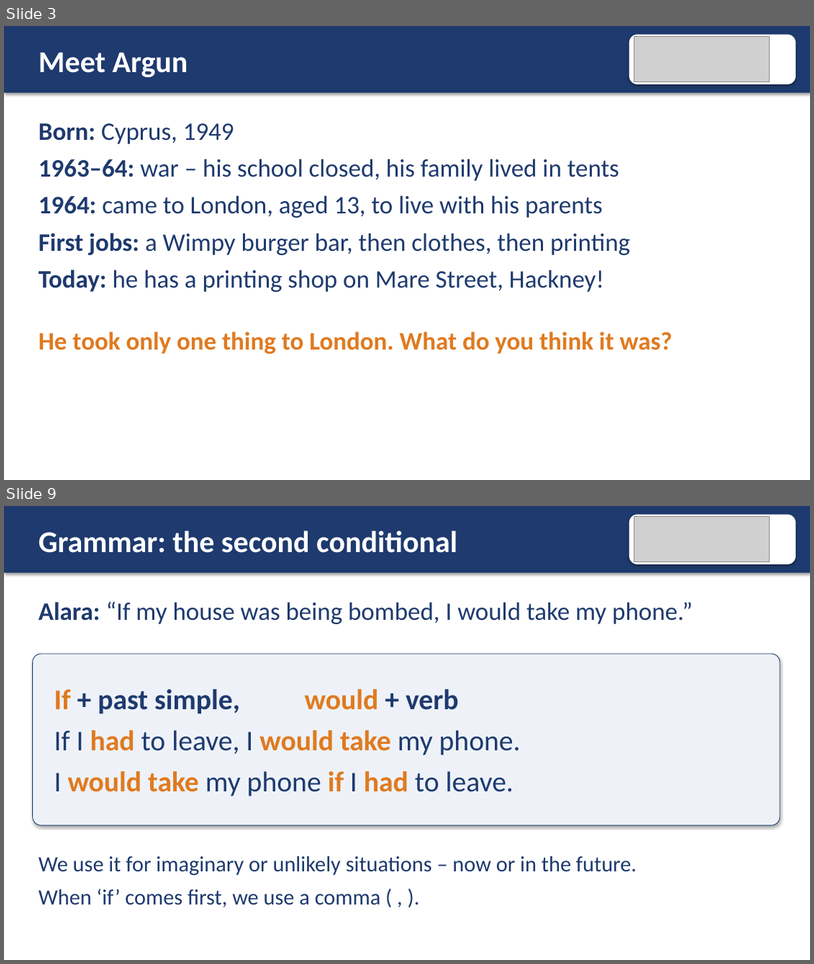
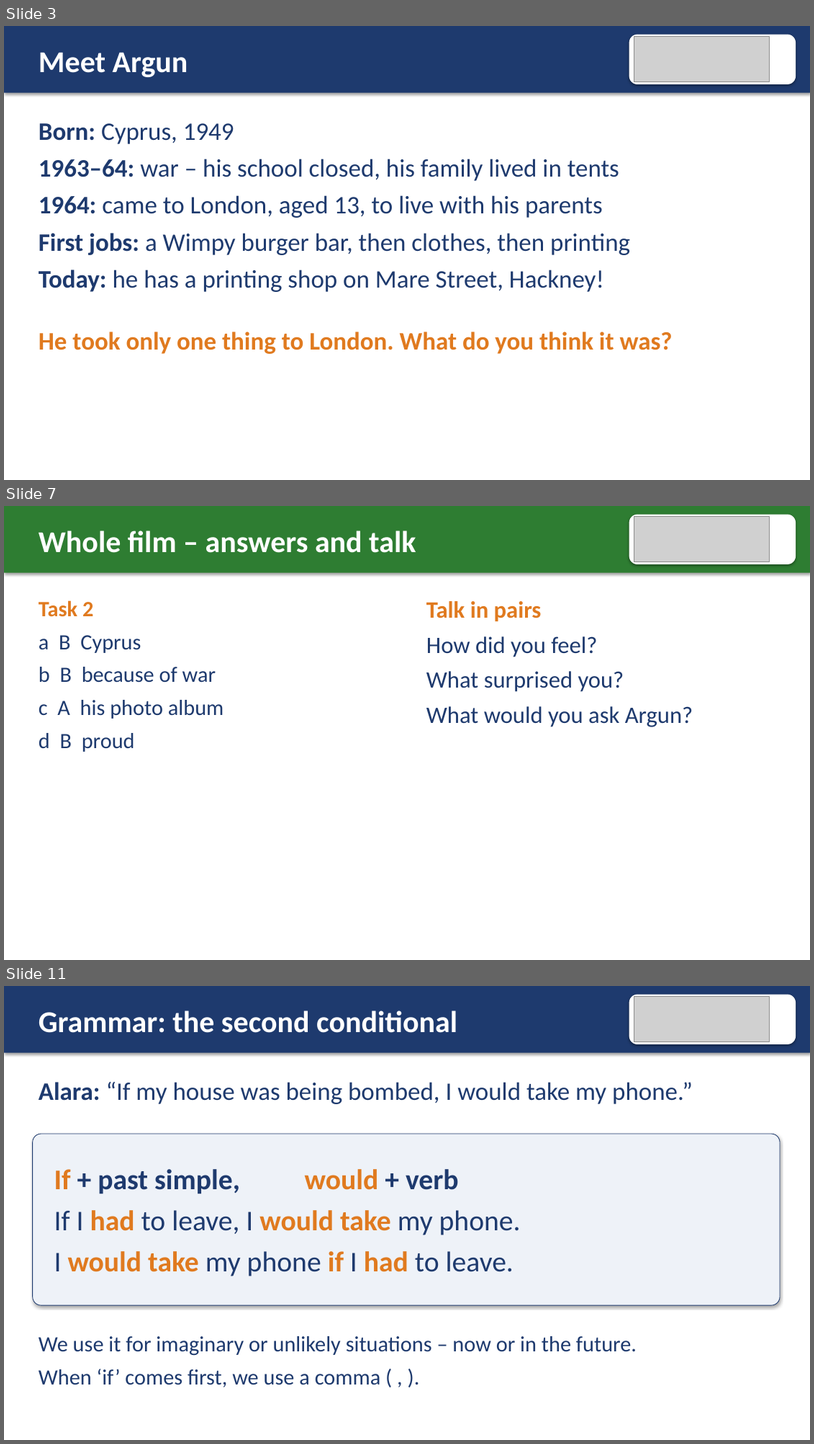
Before and after one commit to AtinWix/esol, a slide deck: child-migrant-stories/life-is-a-destiny/e2-e3-second-conditional-projector-slides.pptx. Shown one above the other, each under a label of ours: slides 3 and 9 before the commit, slides 3, 7 and 11 after it; the slides between them are not shown. The pictures are 814x964 and 814x1444 pixels, drawn with LibreOffice and Linux fonts; fonts in the diff are those of the drawing; grey boxes stand for pictures. Boxes give left, top, right and bottom in pixels: in the first picture for what was removed or moved away, otherwise in the second. Text is boxed around its words. In the diff, an @@ line names an element or a change of style, - is before the commit and + after.

```diff
--- a/child-migrant-stories/life-is-a-destiny/e2-e3-second-conditional-projector-slides.pptx
+++ b/child-migrant-stories/life-is-a-destiny/e2-e3-second-conditional-projector-slides.pptx
@@ slide 7 added at <box>4,506,810,960</box>, background #FFFFFF @@
@@ rectangle added at <box>4,506,810,572</box>, fill #2E7D32 @@
@@ rounded rectangle added at <box>630,515,797,565</box>, fill #FFFFFF @@
@@ picture added at <box>634,517,770,562</box> @@
@@ text added at <box>39,530,416,553</box>, 36 pt, text #FFFFFF, bold @@
+Whole film – answers and talk
@@ text added at <box>39,600,224,752</box>, 26 pt, text #1E3A6E @@
+Task 2
+a B Cyprus
+b B because of war
+c A his photo album
+d B proud
@@ text added at <box>427,601,694,727</box>, 28 pt, text #1E3A6E @@
+Talk in pairs
+How did you feel?
+What surprised you?
+What would you ask Argun?
@@ what was slide 9 is now slide 11 @@
```
Also in this commit, not shown: 7 slides changed, 1 other slide added, 23 other files.
